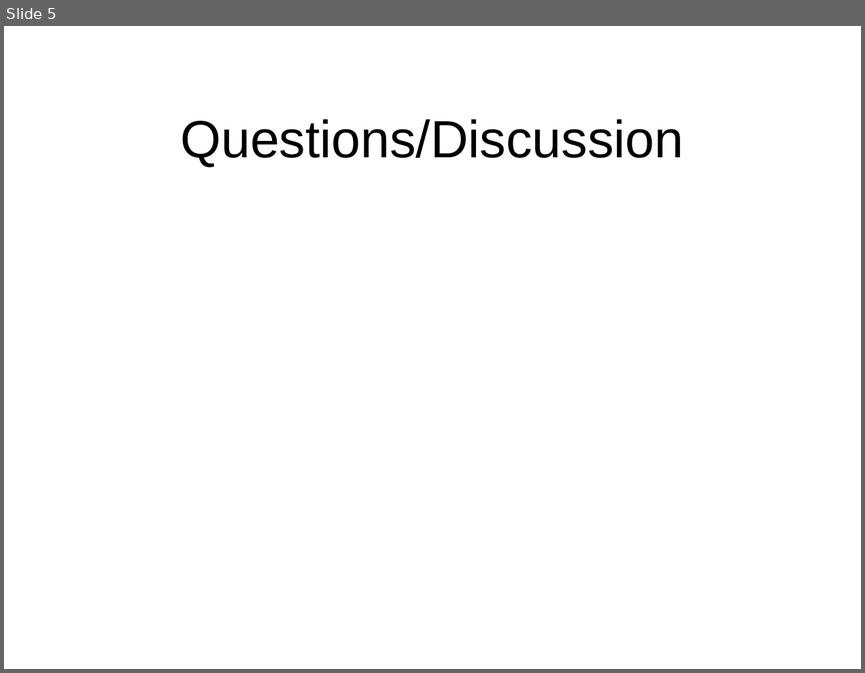
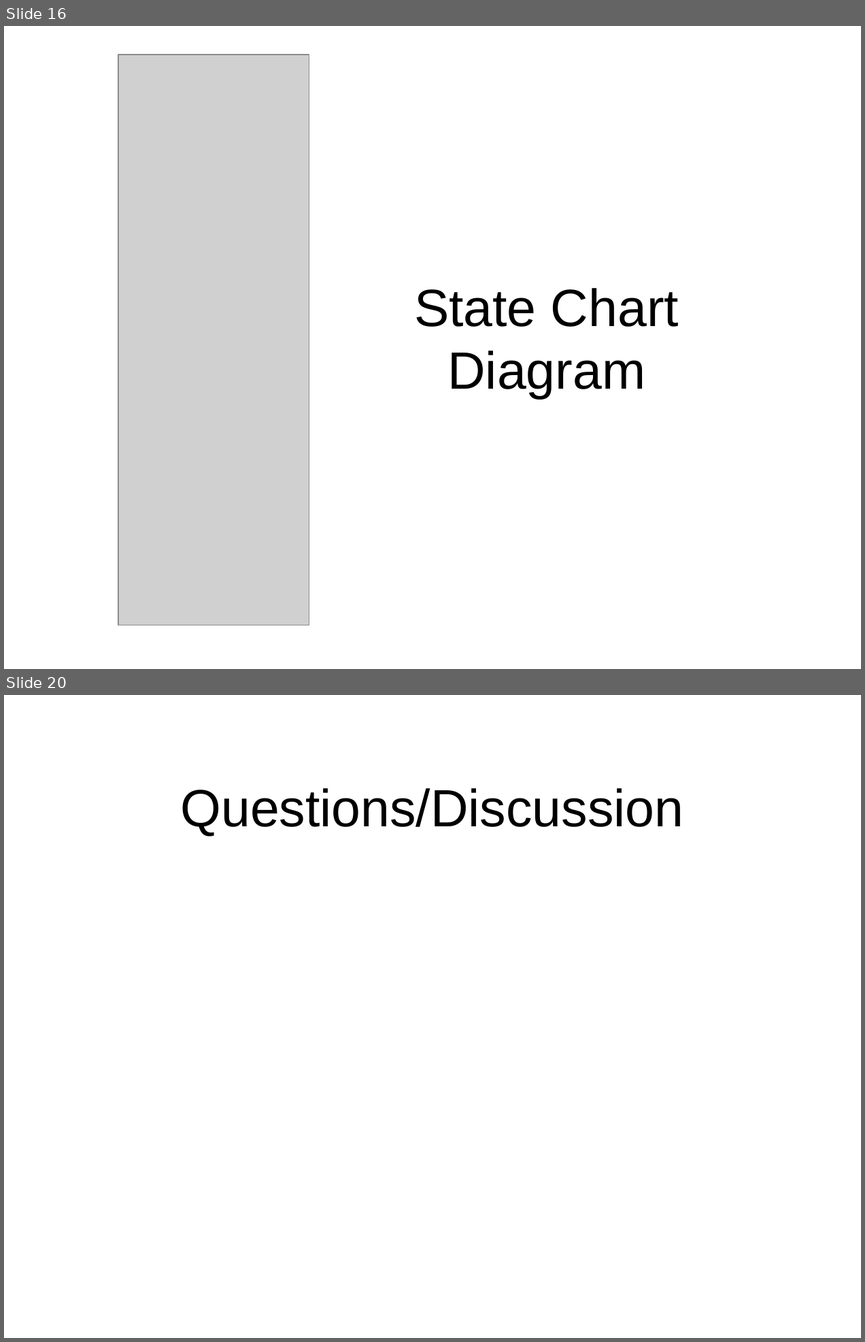
Before and after one commit to octaviordz/zjnu2017.github.io, a slide deck: OOAD/lectures/100--Examples.pptx. Shown one above the other, each under a label of ours: slide 5 before the commit, slides 16 and 20 after it; the slides between them are not shown. The pictures are 865x673 and 865x1342 pixels, drawn with LibreOffice and Linux fonts; fonts in the diff are those of the drawing; grey boxes stand for pictures. Boxes give left, top, right and bottom in pixels: in the first picture for what was removed or moved away, otherwise in the second. Text is boxed around its words. In the diff, an @@ line names an element or a change of style, - is before the commit and + after.

```diff
--- a/OOAD/lectures/100--Examples.pptx
+++ b/OOAD/lectures/100--Examples.pptx
@@ slide 16 added at [4,26,861,669], background #FFFFFF @@
@@ picture added at [118,55,309,625] @@
@@ title added at [414,288,679,399], 44 pt, text #000000 @@
+State Chart Diagram
@@ what was slide 5 is now slide 20 @@
```
Also in this commit, not shown: 3 slides changed, 14 other slides added, 2 other files.
